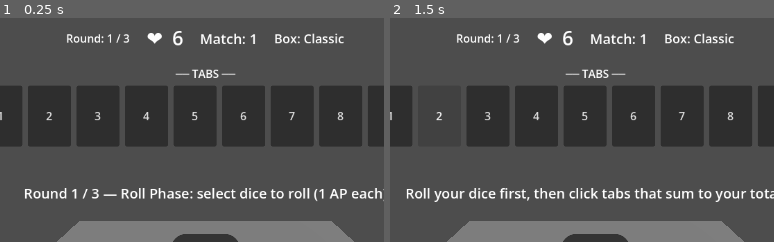
Above: before the commit, frames 1-2 (left to right).
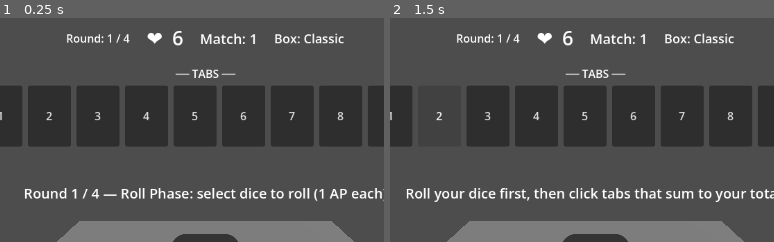
Above: after the commit, the same moments.

Repository: caleb-the-dev/SealTheBox
Game: Godot game, scene res://scenes/match/match.tscn
Same seed, same stepped clock (60 frames per second), same inputs: the game is played once before the commit and once after it.
Inputs:
- Up to frame 1 (0.25 s): no input
- Up to frame 2 (1.5 s): click "1" at 0.5 s; click "2" at 1.25 s
The pictures show only the part of the screen within x 21-71%, y 0-50%; the shares and areas given below are measured in that part.

The runs differ from the first frame. In frame 1, 0.1% of the frame differs, in the area x 23-34%, y 7-81%; in frame 2, less than 0.1%.

Commit message:
tweak: add 1 round to round_limit formula — all boxes now 4 rounds before overtime
Co-Authored-By: Claude Sonnet 4.6 <noreply@anthropic.com>

Diff:
--- a/seal-the-box/resources/box_definition.gd
+++ b/seal-the-box/resources/box_definition.gd
@@ -13,4 +13,4 @@
     return sum
 
 var round_limit: int:
-    get: return ceili(tab_sum() / 15.0)
+    get: return ceili(tab_sum() / 15.0) + 1
--- a/seal-the-box/tests/test_box_definition.gd
+++ b/seal-the-box/tests/test_box_definition.gd
@@ -13,7 +13,7 @@
 	box.win_threshold = 20
 	assert(box.tab_sum() == 45, "classic tab_sum should be 45, got %d" % box.tab_sum())
 	assert(box.win_threshold == 20, "classic win_threshold should be what was set, got %d" % box.win_threshold)
-	assert(box.round_limit == 3, "classic round_limit should be 3, got %d" % box.round_limit)
+	assert(box.round_limit == 4, "classic round_limit should be 4, got %d" % box.round_limit)
 
 func _test_high_odds_box() -> void:
 	var box = BoxDefinition.new()
@@ -21,7 +21,7 @@
 	box.win_threshold = 17
 	assert(box.tab_sum() == 35, "high_odds tab_sum should be 35, got %d" % box.tab_sum())
 	assert(box.win_threshold == 17, "high_odds win_threshold should be what was set, got %d" % box.win_threshold)
-	assert(box.round_limit == 3, "high_odds round_limit should be 3, got %d" % box.round_limit)
+	assert(box.round_limit == 4, "high_odds round_limit should be 4, got %d" % box.round_limit)
 
 func _test_custom_box() -> void:
 	var box = BoxDefinition.new()
@@ -29,4 +29,4 @@
 	box.win_threshold = 5
 	assert(box.tab_sum() == 15, "custom tab_sum should be 15, got %d" % box.tab_sum())
 	assert(box.win_threshold == 5, "custom win_threshold should be what was set, got %d" % box.win_threshold)
-	assert(box.round_limit == 1, "custom round_limit should be 1 (ceili(15/15.0)=ceili(1.0)=1), got %d" % box.round_limit)
+	assert(box.round_limit == 2, "custom round_limit should be 2 (ceili(15/15.0)+1=2), got %d" % box.round_limit)
